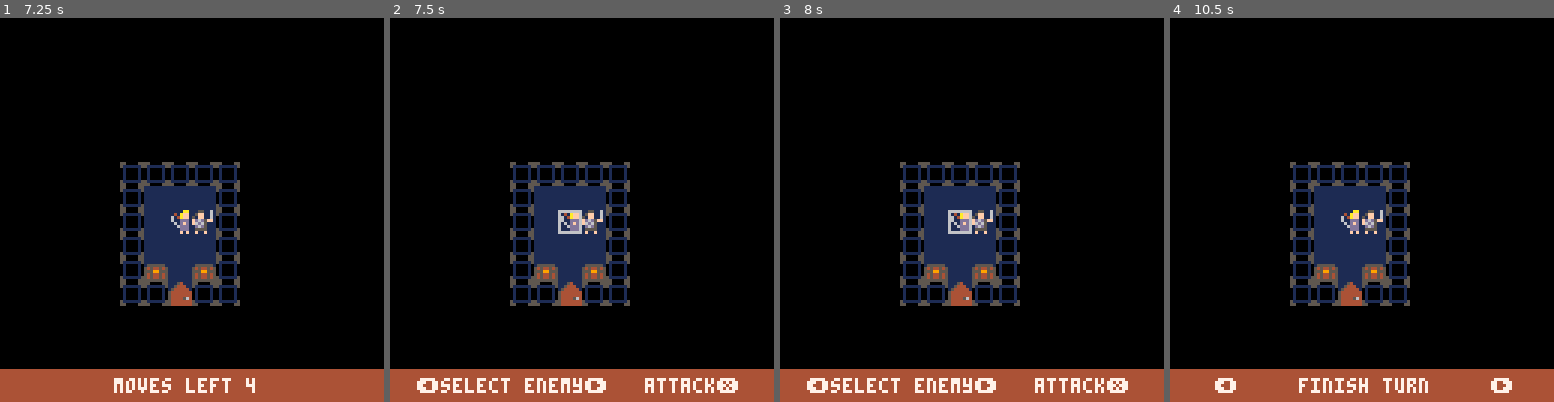
Above: before the commit, frames 1-4 (left to right).
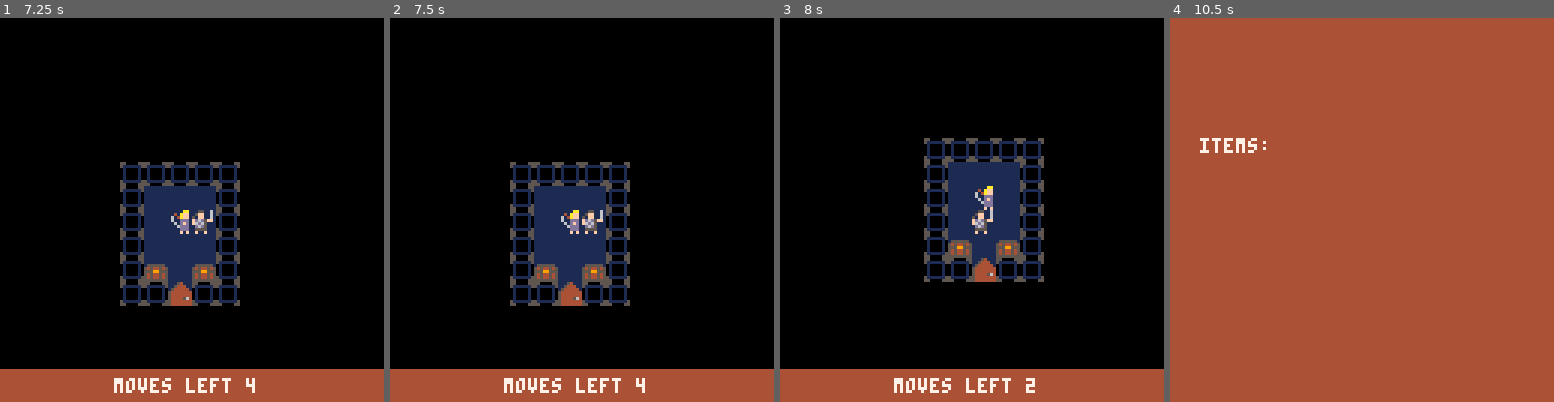
Above: after the commit, the same moments.

Repository: rad-corps/HQuest
Game: PICO-8 cartridge hq.p8
Same seed, same stepped clock (60 frames per second), same inputs: the game is played once before the commit and once after it.
Inputs:
- Up to frame 1 (7.25 s): tap O (Z key) at 0.33, 1.07, 2.22, 3.72, 5.22, 6.72 s; tap Down at 0.7 s; tap X (X key) at 1.43, 2.07, 2.82, 3.57, 4.32, 5.07, 5.82, 6.57 s; hold Up 1.97-2.63 s; hold Right 2.68-3.02 s; hold Down 3.07-3.73 s; hold Left 3.78-4.12 s; hold Up 4.17-4.5 s; hold Left 4.55-5.05 s; hold Right 5.1-5.93 s; hold Up 5.98-6.65 s; hold Right 6.7-7.03 s; hold Down from 7.08 s (still down)
- Up to frame 2 (7.5 s): keep holding Down; tap X (X key) at 7.32 s
- Up to frame 3 (8 s): release Down at 7.75 s; hold Left from 7.8 s (still down)
- Up to frame 4 (10.5 s): tap X (X key) every 0.75 s from 8.07 to 10.32 s; release Left at 8.13 s; hold Up 8.18-8.52 s; tap O (Z key) at 8.22, 9.72 s; hold Left 8.57-9.07 s; hold Right 9.12-9.95 s; hold Up from 10 s (still down)

Frame 1 is identical in both runs. In frame 2, 1.7% of the frame differs, in the area x 7-91%, y 50-98%; in frame 3, 9.7%; in frame 4, 92%, in the area x 0-100%, y 0-98%.

Commit message:
player can not attack other player

Diff:
--- a/hq.p8
+++ b/hq.p8
@@ -665,6 +665,9 @@
 			end
 		end
 
+		--check surrounding location for mate. open give menu
+		--if self.state != "attack_menu" and ch_opened == false
+
 		if self.state != "attack_menu" and ch_opened == false and self.ml == 0 then
 			self.state = "move_or_action"
 			self.menu_selection = 5
@@ -1284,7 +1287,7 @@
 		if mget(x, y) > wallid 	then
 			obstructed = false
 			--iterate through actor_list
-			for i=2, #actors do
+			for i=3, #actors do
 				if i != actor_index then
 					if x == actors[i].x and y == actors[i].y and actors[i].alive == true then
 						obstructed = true
